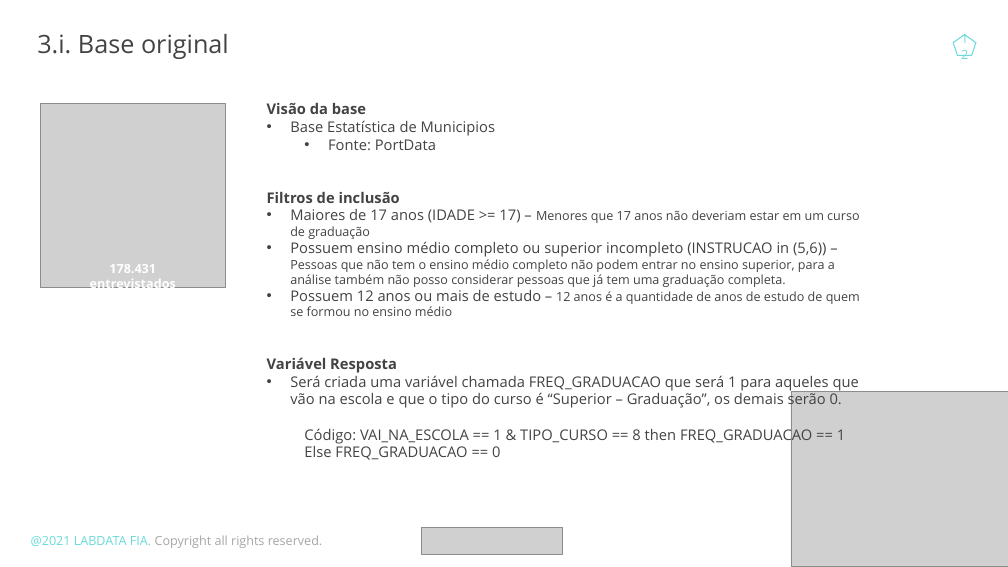
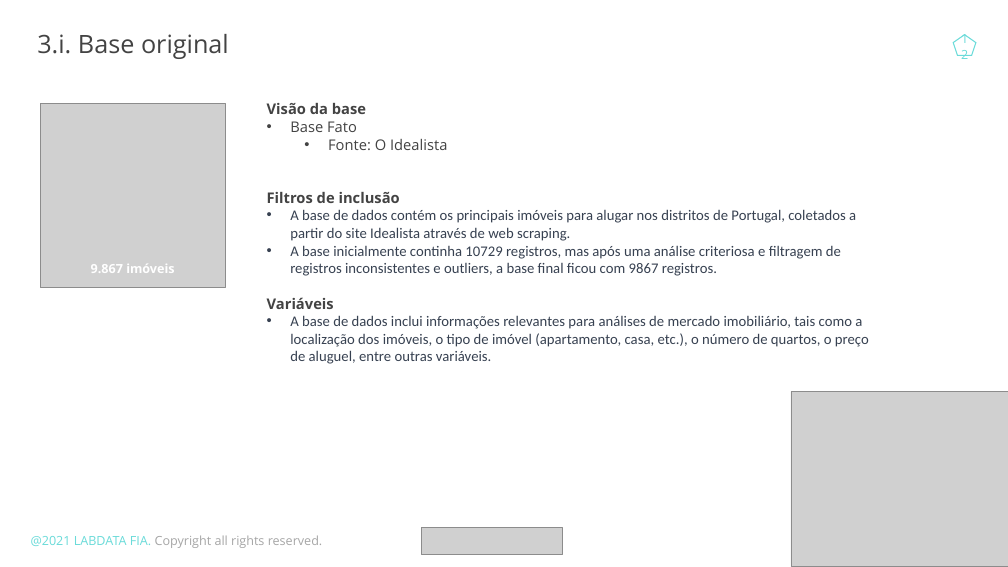
Before and after one commit to johnosd/MPAlugueisLisboa, a slide deck: slide 12 of Docs/TCC John Costa.pptx. Drawn at 1008x567 pixels with LibreOffice and Linux fonts; fonts in the diff are those of the drawing; grey boxes stand for pictures. Boxes give left, top, right and bottom in pixels: in the first picture for what was removed or moved away, otherwise in the second. Text is boxed around its words. In the diff, an @@ line names an element or a change of style, - is before the commit and + after.

```diff
--- a/Docs/TCC John Costa.pptx
+++ b/Docs/TCC John Costa.pptx
@@ text at (x1=290, y1=121, x2=447, y2=150): text changed @@
-• Base Estatística de Municipios
-  • Fonte: PortData
+• Base Fato
+  • Fonte: O Idealista
@@ text at (x1=267, y1=209, x2=869, y2=364): text changed; font Open Sans to Calibri; text colour #434343 to #374151 @@
-• Maiores de 17 anos (IDADE >= 17) – Menores que 17 anos não deveriam estar em um curso de graduação
-• Possuem ensino médio completo ou superior incompleto (INSTRUCAO in (5,6)) – Pessoas que não tem o ensino médio completo não podem entrar no ensino superior, para a análise também não posso considerar pessoas que já tem uma graduação completa.
-• Possuem 12 anos ou mais de estudo – 12 anos é a quantidade de anos de estudo de quem se formou no ensino médio
-Variável Resposta
-• Será criada uma variável chamada FREQ_GRADUACAO que será 1 para aqueles que vão na escola e que o tipo do curso é “Superior – Graduação”, os demais serão 0.
-  Código: VAI_NA_ESCOLA == 1 & TIPO_CURSO == 8 then FREQ_GRADUACAO == 1
-  Else FREQ_GRADUACAO == 0
+• A base de dados contém os principais imóveis para alugar nos distritos de Portugal, coletados a partir do site Idealista através de web scraping.
+• A base inicialmente continha 10729 registros, mas após uma análise criteriosa e filtragem de registros inconsistentes e outliers, a base final ficou com 9867 registros.
+Variáveis
+• A base de dados inclui informações relevantes para análises de mercado imobiliário, tais como a localização dos imóveis, o tipo de imóvel (apartamento, casa, etc.), o número de quartos, o preço de aluguel, entre outras variáveis.
@@ text at (x1=91, y1=264, x2=174, y2=273): text changed @@
-178.431 entrevistados
+9.867 imóveis
```
Also in this commit, not shown: 1 other slide changed, 3 slides added, 2 slides removed, 20 other files.
